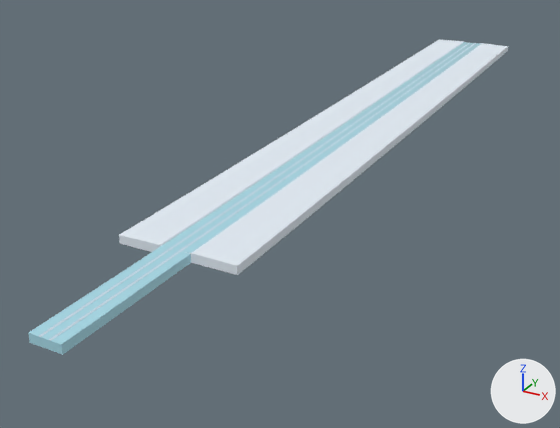
The FBX model Assets/_Project/Content/Models/Level/Cells/Road_3_0_2.fbx, before and after one commit.
Both versions are drawn from a 50 mm lens placed at (94.0, -54.0, 88.0), pointed at (-16.0, 147.0, -13.0). Arrows for +X, +Y and +Z are at lower right; the lights stay in place. The first picture is the older version. Where no turn or scale is listed for an object, it has been applied to the vertices.

Script lines for the objects in view, before the commit:
```python
me_road_3_0_2 = bpy.data.meshes.new('Road_3_0_2')
me_road_3_0_2.from_pydata(...)  # 2792 vertices, 2798 faces; spans x -16.0..16.0, y 30.0..300.0, z 9.0..17.0
# faces by material slot: [1166, 544, 1088]
me_road_3_0_2.materials.append(mat_level_snow)  # white #e4edf6
me_road_3_0_2.materials.append(mat_level_ice)  # cyan #a9dcea
me_road_3_0_2.materials.append(mat_level_snowdeep)  # pale blue #c9d8e6
ob_road_3_0_2 = bpy.data.objects.new('Road_3_0_2', me_road_3_0_2)
ob_road_3_0_2.location = (0.0, 0.0, 0.0)
```
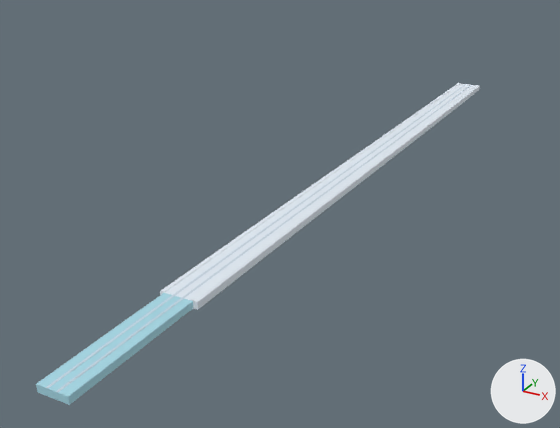
Pixel boxes (x1, y1, x2, y2) of what changed, in the pictures (560 x 428 px; the box of a moved part takes in the faces that stretch with it):
'Road_3_0_2', reshaped (7% narrower)
    before: (28, 40, 508, 355)
    after: (36, 83, 480, 405)
part 1 of me_road_3_0_2, moved or reshaped
    before: (28, 42, 480, 355)
    after: (36, 293, 193, 405)
part 2 of me_road_3_0_2, moved or reshaped
    before: (49, 43, 476, 341)
    after: (56, 85, 471, 392)
part 3 of me_road_3_0_2, moved or reshaped
    before: (39, 42, 470, 337)
    after: (46, 84, 466, 389)
part 4 of me_road_3_0_2, moved or reshaped
    before: (119, 40, 508, 275)
    after: (160, 83, 480, 310)

The edits, one by one:
me_road_3_0_2 is used by ob_road_3_0_2; location (0.0, 0.0, 0.0).
me_road_3_0_2 had 2792 vertices, 2798 faces and spanned x -16.0..16.0, y 30.0..300.0, z 9.0..17.0.
me_road_3_0_2 now has 2792 vertices, 2798 faces and spans x -5.0..5.0, y 30.0..300.0, z -4.0..0.0.
me_road_3_0_2 part 1: the loose piece of 544 vertices spanning x -4.0..4.0, y 30.0..300.0, z 9.0..17.0 is turned -1.8 degrees about the x axis through its middle, then moved by (0.0, 0.0, -15.0).
me_road_3_0_2 part 2: the loose piece of 544 vertices spanning x 1.0..2.0, y 30.0..300.0, z 11.0..17.0 is scaled about its middle by (1, 1, -0.408), then moved by (0.0, 0.0, -15.0).
me_road_3_0_2 part 3: the loose piece of 544 vertices spanning x -2.0..-1.0, y 30.0..300.0, z 11.0..17.0 is scaled about its middle by (1, 1, -0.408), then moved by (0.0, 0.0, -15.0).
me_road_3_0_2 part 4: 1160 of 2792 vertices moved; they spanned x -16.0..16.0, y 70.0..300.0, z 9.0..17.0 and now span x -5.0..5.0, y 70.0..300.0, z -4.0..0.0; mean shift (0.0, 0.0, -15.0); largest move (-16.0, 300.0, 17.0) -> (-5.0, 300.0, -2.0).
